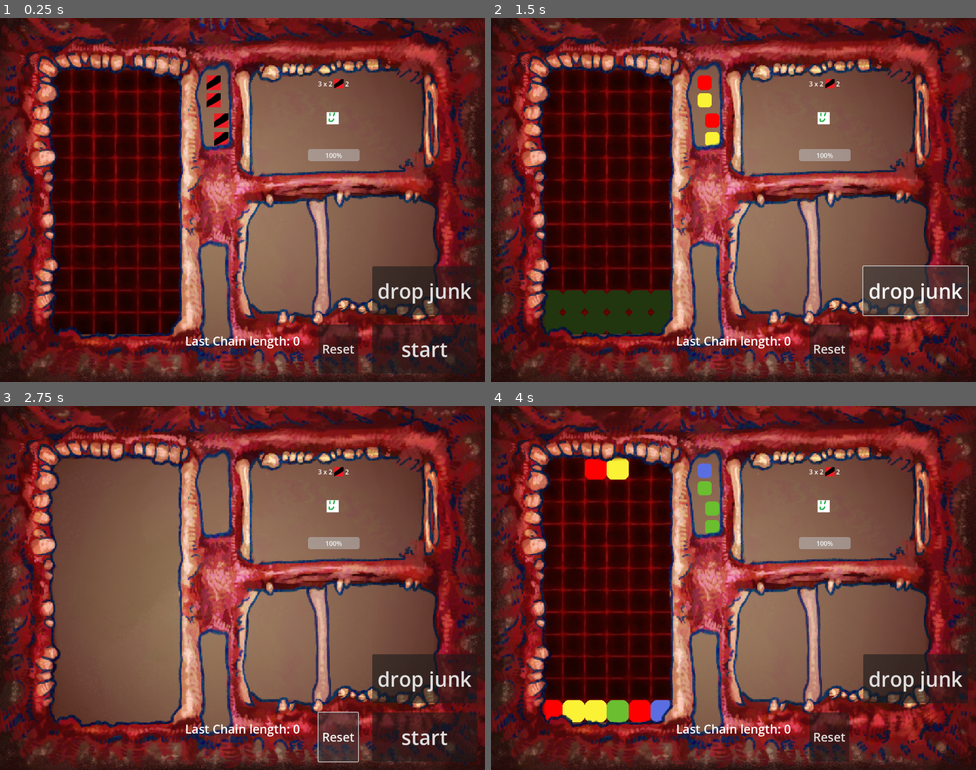
Above: before the commit, frames 1-4 (two rows, left to right).
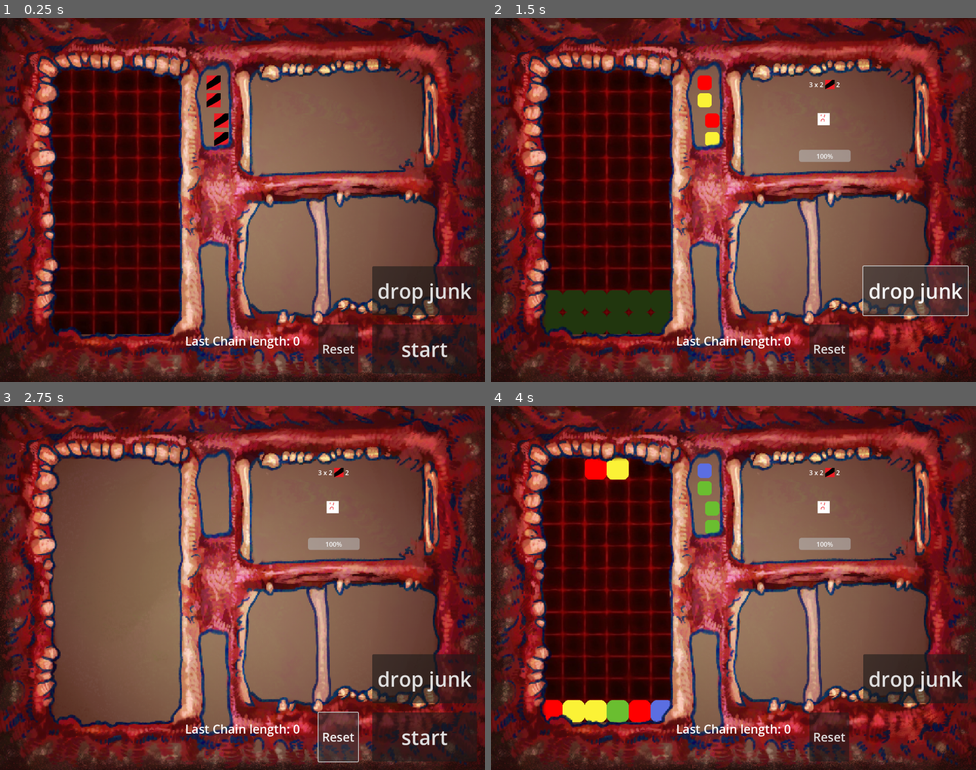
Above: after the commit, the same moments.

Repository: MarGamaDev/PuyoPuyoLike
Game: Godot game, scene res://Scenes/combat.tscn
Same seed, same stepped clock (60 frames per second), same inputs: the game is played once before the commit and once after it. The engine's default icon, where the game draws it, is replaced by a stand-in: a white triangle on a blue panel in a dark square.
Inputs:
- Up to frame 1 (0.25 s): no input
- Up to frame 2 (1.5 s): click "start" at 0.5 s; click "drop junk" at 1.25 s
- Up to frame 3 (2.75 s): click "Reset" at 2 s
- Up to frame 4 (4 s): click "start" at 2.75 s; tap Enter at 3.5 s; hold D (puyo_right) from 3.53 s (still down); tap 1 (TESTING_player_spawn) at 3.6 s

The runs differ from the first frame. In frame 1, 0.5% of the frame differs, in the area x 63-75%, y 16-40%; in frame 2, 0.2%; in frame 3, 0.2%; in frame 4, 0.2%.

Commit message:
created encounter swapping system that randomly goes between encounters whenever you kill the current enemies

Diff:
--- a/Scenes/Combat/Encounters/GruntEncounter.tscn
+++ b/Scenes/Combat/Encounters/GruntEncounter.tscn
@@ -1,6 +1,7 @@
-[gd_scene load_steps=6 format=3 uid="uid://dq858shoyju02"]
+[gd_scene load_steps=7 format=3 uid="uid://dq858shoyju02"]
 
 [ext_resource type="PackedScene" uid="uid://bx5kscp85ypry" path="res://Scenes/Combat/Enemy/enemy.tscn" id="1_0lrh3"]
+[ext_resource type="Script" uid="uid://c086ewc7gw56k" path="res://scripts/Combat/encounter.gd" id="1_bireu"]
 [ext_resource type="Resource" uid="uid://byevgmmfmpqi8" path="res://Resources/Enemies/grunt_data.tres" id="2_bireu"]
 [ext_resource type="Script" uid="uid://6v5kccermtmr" path="res://scripts/Combat/Enemy/enemy_attack.gd" id="3_ymtw0"]
 [ext_resource type="Resource" uid="uid://cn0op1aiuirgi" path="res://Resources/EnemyAttacks/test_enemy_attack_2.tres" id="4_e7fs4"]
@@ -14,6 +15,7 @@
 metadata/_custom_type_script = "uid://6v5kccermtmr"
 
 [node name="GruntEncounter" type="Node2D"]
+script = ExtResource("1_bireu")
 
 [node name="grunt 1" parent="." instance=ExtResource("1_0lrh3")]
 enemy_data = ExtResource("2_bireu")
--- a/Scenes/Combat/Encounters/magician_encounter.tscn
+++ b/Scenes/Combat/Encounters/magician_encounter.tscn
@@ -1,5 +1,6 @@
-[gd_scene load_steps=10 format=3 uid="uid://cawgcce4rjrb0"]
+[gd_scene load_steps=11 format=3 uid="uid://cawgcce4rjrb0"]
 
+[ext_resource type="Script" uid="uid://c086ewc7gw56k" path="res://scripts/Combat/encounter.gd" id="1_7dmcn"]
 [ext_resource type="PackedScene" uid="uid://bx5kscp85ypry" path="res://Scenes/Combat/Enemy/enemy.tscn" id="1_ryqsk"]
 [ext_resource type="Script" uid="uid://c27m7mkd1up2" path="res://scripts/Combat/Enemy/enemy_data.gd" id="2_7dmcn"]
 [ext_resource type="Texture2D" uid="uid://3orwgby4xlkg" path="res://Placeholder Art/map_node_images/boss_location.png" id="3_1r5mb"]
@@ -7,7 +8,7 @@
 
 [sub_resource type="Resource" id="Resource_h5wv6"]
 script = ExtResource("2_7dmcn")
-health = 100
+health = 10
 sprite = ExtResource("3_1r5mb")
 metadata/_custom_type_script = "uid://c27m7mkd1up2"
 
@@ -44,6 +45,7 @@
 metadata/_custom_type_script = "uid://6v5kccermtmr"
 
 [node name="MagicianEncounter" type="Node2D"]
+script = ExtResource("1_7dmcn")
 
 [node name="MagicianBoss" parent="." instance=ExtResource("1_ryqsk")]
 enemy_data = SubResource("Resource_h5wv6")
--- a/Scenes/Combat/Encounters/slam_boss_encounter.tscn
+++ b/Scenes/Combat/Encounters/slam_boss_encounter.tscn
@@ -1,6 +1,7 @@
-[gd_scene load_steps=7 format=3 uid="uid://spggxai8tcru"]
+[gd_scene load_steps=8 format=3 uid="uid://spggxai8tcru"]
 
 [ext_resource type="PackedScene" uid="uid://bx5kscp85ypry" path="res://Scenes/Combat/Enemy/enemy.tscn" id="1_ccs0t"]
+[ext_resource type="Script" uid="uid://c086ewc7gw56k" path="res://scripts/Combat/encounter.gd" id="1_vw1g0"]
 [ext_resource type="Script" uid="uid://c27m7mkd1up2" path="res://scripts/Combat/Enemy/enemy_data.gd" id="2_vw1g0"]
 [ext_resource type="Texture2D" uid="uid://dhmt056l2npcp" path="res://Placeholder Art/map_node_images/enemy_location.png" id="3_wg0x2"]
 [ext_resource type="Script" uid="uid://6v5kccermtmr" path="res://scripts/Combat/Enemy/enemy_attack.gd" id="4_a8axw"]
@@ -20,6 +21,7 @@
 metadata/_custom_type_script = "uid://6v5kccermtmr"
 
 [node name="SlamBossEncounter" type="Node2D"]
+script = ExtResource("1_vw1g0")
 
 [node name="SlamBoss" parent="." instance=ExtResource("1_ccs0t")]
 enemy_data = SubResource("Resource_cv6dq")
--- a/Scenes/combat.tscn
+++ b/Scenes/combat.tscn
@@ -1,12 +1,15 @@
-[gd_scene load_steps=8 format=3 uid="uid://d3naap4gnytxh"]
+[gd_scene load_steps=11 format=3 uid="uid://d3naap4gnytxh"]
 
 [ext_resource type="Script" uid="uid://b0h0tx4msve02" path="res://scripts/Combat/combat_manager.gd" id="1_4ln8h"]
 [ext_resource type="Texture2D" uid="uid://brsfj1k05k7e7" path="res://Art/combat_background.png" id="2_yt1oa"]
 [ext_resource type="PackedScene" uid="uid://buetvmo3m42v5" path="res://Scenes/puyo_manager.tscn" id="4_ubpar"]
+[ext_resource type="PackedScene" uid="uid://cawgcce4rjrb0" path="res://Scenes/Combat/Encounters/magician_encounter.tscn" id="5_3w34b"]
 [ext_resource type="PackedScene" uid="uid://dh8e8u4ch381l" path="res://Scenes/combat_player.tscn" id="5_ut0kg"]
 [ext_resource type="PackedScene" uid="uid://1hbj1uv66mu2" path="res://Scenes/puyo_test_ui.tscn" id="5_yt1oa"]
 [ext_resource type="Texture2D" uid="uid://14ejxpdanarl" path="res://Art/combat_frame.png" id="7_3w34b"]
 [ext_resource type="PackedScene" uid="uid://dq858shoyju02" path="res://Scenes/Combat/Encounters/GruntEncounter.tscn" id="8_avwh6"]
+[ext_resource type="Script" uid="uid://b4hbt6qjcu26g" path="res://Scenes/encounter_manager.gd" id="8_twsak"]
+[ext_resource type="PackedScene" uid="uid://spggxai8tcru" path="res://Scenes/Combat/Encounters/slam_boss_encounter.tscn" id="10_w6tjk"]
 
 [node name="Combat" type="Node2D"]
 script = ExtResource("1_4ln8h")
@@ -43,11 +46,14 @@
 texture = ExtResource("7_3w34b")
 expand_mode = 1
 
-[node name="GruntEncounter" parent="." instance=ExtResource("8_avwh6")]
-position = Vector2(823, 248)
+[node name="EncounterManager" type="Node2D" parent="."]
+position = Vector2(823, 250)
+script = ExtResource("8_twsak")
+encounter_array = Array[PackedScene]([ExtResource("8_avwh6"), ExtResource("5_3w34b"), ExtResource("10_w6tjk")])
 
 [connection signal="add_player_counter" from="." to="Player" method="add_counter"]
 [connection signal="add_player_shield" from="." to="Player" method="add_shield"]
+[connection signal="get_next_encounter" from="." to="EncounterManager" method="next_encounter"]
 [connection signal="on_enemy_attack" from="." to="Player" method="receive_attack"]
 [connection signal="life_lost" from="PuyoManager" to="Player" method="lose_life"]
 [connection signal="on_end_player_turn" from="PuyoManager" to="." method="end_player_turn"]
@@ -56,3 +62,5 @@
 [connection signal="on_life_lost" from="Player" to="." method="_on_player_on_life_lost"]
 [connection signal="on_life_lost" from="Player" to="PuyoManager" method="reset_game"]
 [connection signal="on_player_damage_taken" from="Player" to="." method="_on_player_damage_processed"]
+[connection signal="start_game" from="PuyoTestUI" to="." method="start_combat"]
+[connection signal="update_encounter_count" from="EncounterManager" to="." method="_on_encounter_manager_update_encounter_count"]
--- /dev/null
+++ b/Scenes/encounter_manager.gd
@@ -0,0 +1,14 @@
+extends Node2D
+
+signal update_encounter_count(count : int)
+
+@export var encounter_array : Array[PackedScene]
+var current_encounter : Encounter
+
+func next_encounter():
+	if current_encounter != null:
+		remove_child(current_encounter)
+	var next_encounter = encounter_array[randi_range(0, encounter_array.size() - 1)]
+	current_encounter = next_encounter.instantiate()
+	add_child(current_encounter)
+	update_encounter_count.emit(current_encounter.enemy_count)
--- a/Scripts/Combat/combat_manager.gd
+++ b/Scripts/Combat/combat_manager.gd
@@ -9,7 +9,9 @@
 signal on_enemy_registered(enemy: Enemy)
 signal on_enemy_deregistered(enemy: Enemy)
 signal on_player_life_lost()
+signal get_next_encounter()
 var enemies : Array = Array()
+var current_encounter_count = 0
 
 func process_player_attack(attack : PlayerAttack) -> void:
 	#print("blue: ", attack.blue)
@@ -38,13 +40,22 @@
 	print("enemy deregistered")
 	on_enemy_deregistered.emit(enemy)
 	enemies.erase(enemy)
+	current_encounter_count -= 1
+	if current_encounter_count == 0:
+		print("encounter over")
+		get_next_encounter.emit()
 
 func _on_player_damage_processed(damage_taken: int, attack_type: EnemyAttack.EnemyAttackType) -> void:
 	$PuyoManager.add_to_spawn_queue(EnemyAttackHandler.process_attack(damage_taken, attack_type))
-
 
 func _on_player_on_counter_triggered(counter_amount: int) -> void:
 	deal_player_damage.emit(counter_amount)
 
 func _on_player_on_life_lost() -> void:
 	on_player_life_lost.emit()
+
+func _on_encounter_manager_update_encounter_count(count: int) -> void:
+	current_encounter_count = count
+
+func start_combat():
+	get_next_encounter.emit()
--- /dev/null
+++ b/scripts/Combat/encounter.gd
@@ -0,0 +1,4 @@
+extends Node2D
+class_name  Encounter
+
+@export var enemy_count = 1
--- a/scripts/puyo_manager.gd
+++ b/scripts/puyo_manager.gd
@@ -10,6 +10,7 @@
 
 func reset_game():
 	$GridManager.show()
+	$GridManager.end_game()
 	$GridManager.start_game()
 
 func lose_life():
--- a/scripts/puyo_test_ui.gd
+++ b/scripts/puyo_test_ui.gd
@@ -1,4 +1,6 @@
 extends CanvasLayer
+
+signal start_game
 
 @export var puyo_manager : Node2D
 @onready var grid_manager : Node2D = puyo_manager.find_child("GridManager")
@@ -30,6 +32,7 @@
 
 func _on_button_pressed() -> void:
 	$Button.hide()
+	start_game.emit()
 	grid_manager.show()
 	grid_manager.start_game()
 
Not shown, added: Scenes/encounter_manager.gd.uid
Not shown, added: scripts/Combat/encounter.gd.uid
